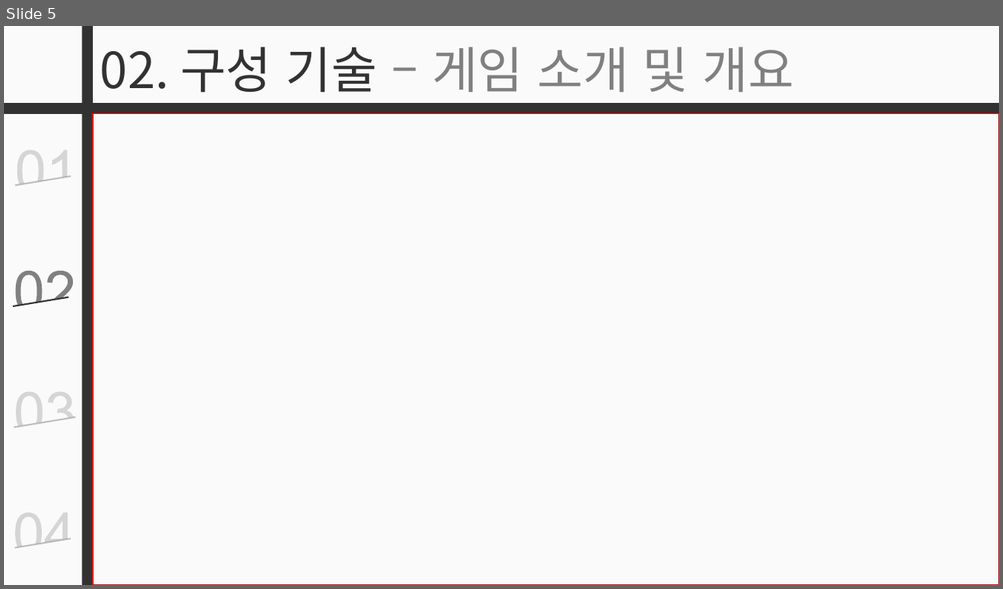
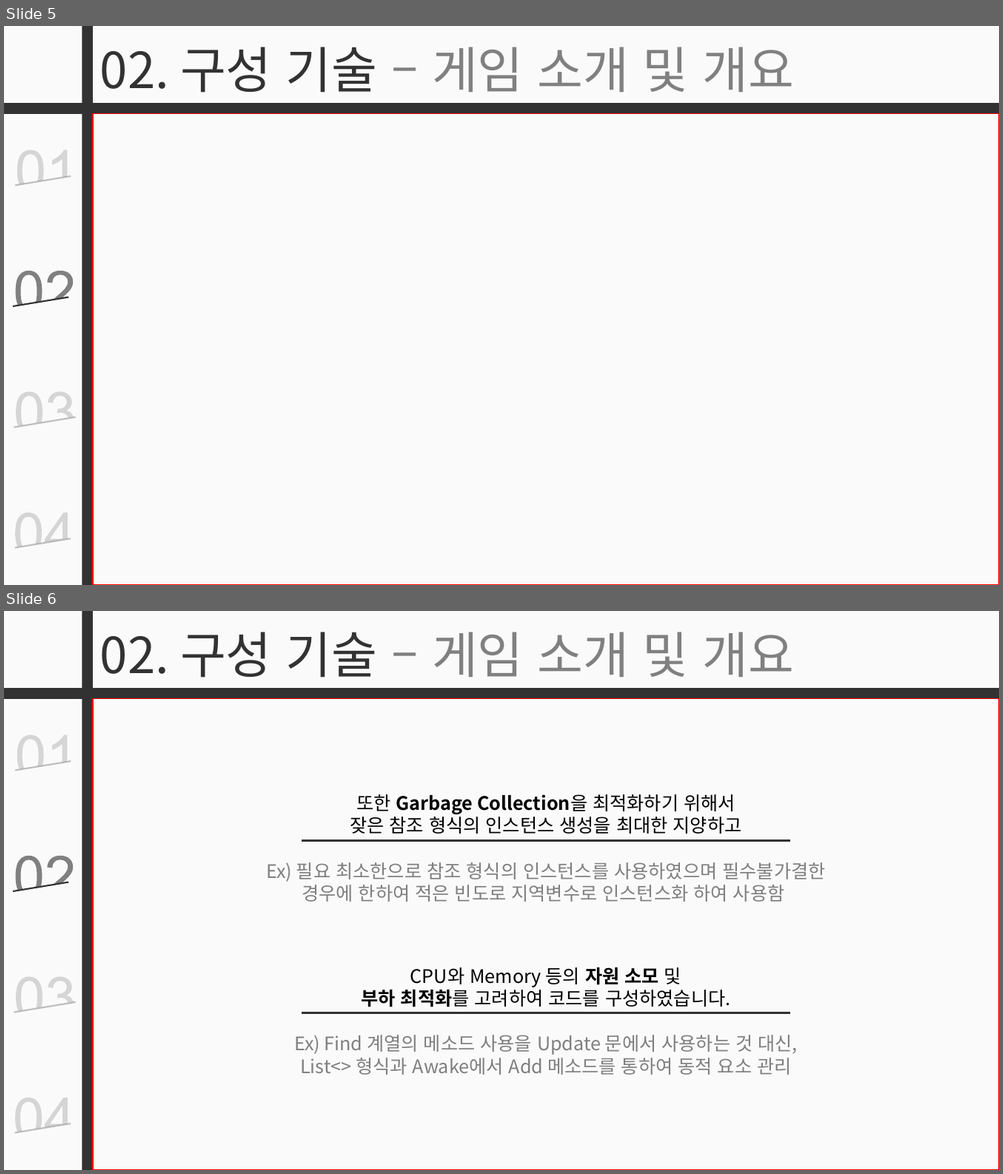
Before and after one commit to simplex3510/GeoStrike, a slide deck: 포트폴리오.pptx. Shown one above the other, each under a label of ours: slide 5 before the commit, slides 5 and 6 after it. The pictures are 1003x589 and 1003x1174 pixels, drawn with LibreOffice and Linux fonts; fonts in the diff are those of the drawing. Boxes give left, top, right and bottom in pixels: in the first picture for what was removed or moved away, otherwise in the second. Text is boxed around its words. In the diff, an @@ line names an element or a change of style, - is before the commit and + after.

```diff
--- a/포트폴리오.pptx
+++ b/포트폴리오.pptx
@@ slide 6 added at (4,611,999,1170), background #FFFFFF; not listed: 1 template element that a slide beside it also shows @@
@@ rectangle added at (82,611,93,1170), fill #323232 @@
@@ text added at (100,632,794,678), 48 pt, text #808080 @@
+02. 구성 기술 – 게임 소개 및 개요
@@ rectangle added at (4,688,999,699), fill #323232 @@
@@ rectangle added at (93,699,999,1170), outline #FF0000 1 pt @@
@@ freeform shape added at (17,735,68,769), fill #808080 at 30% opacity @@
@@ line added from (15, 771) to (71, 761), #323232 1.5 pt @@
@@ text added at (350,795,742,834), 18 pt, text #000000 @@
+또한 Garbage Collection을 최적화하기 위해서
+잦은 참조 형식의 인스턴스 생성을 최대한 지양하고
@@ line added from (301, 841) to (790, 841), #323232 2.25 pt @@
@@ freeform shape added at (15,856,73,890), fill #808080 @@
@@ text added at (266,863,825,902), 18 pt, text #7F7F7F @@
+Ex) 필요 최소한으로 참조 형식의 인스턴스를 사용하였으며 필수불가결한 경우에 한하여 적은 빈도로 지역변수로 인스턴스화 하여 사용함
@@ line added from (13, 891) to (69, 883), #323232 1.5 pt @@
@@ freeform shape added at (16,977,74,1011), fill #808080 at 30% opacity @@
@@ text added at (361,968,730,1008), 18 pt, text #000000 @@
+CPU와 Memory 등의 자원 소모 및
+부하 최적화를 고려하여 코드를 구성하였습니다.
@@ line added from (14, 1012) to (76, 1002), #323232 1.5 pt @@
@@ line added from (301, 1014) to (790, 1014), #323232 2.25 pt @@
@@ text added at (294,1035,797,1075), 18 pt, text #7F7F7F @@
+Ex) Find 계열의 메소드 사용을 Update 문에서 사용하는 것 대신,
+List<> 형식과 Awake에서 Add 메소드를 통하여 동적 요소 관리
@@ freeform shape added at (15,1098,68,1133), fill #808080 at 30% opacity @@
@@ line added from (15, 1133) to (71, 1125), #323232 1.5 pt @@
```
Also in this commit, not shown: 3 slides changed.
